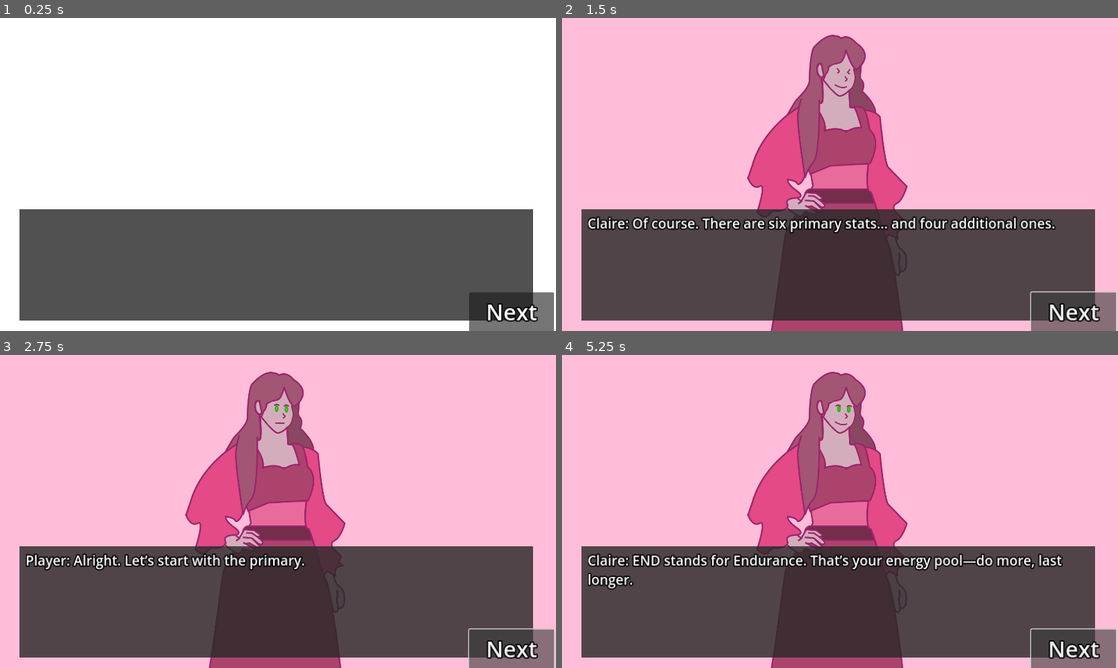
Above: before the commit, frames 1-4 (two rows, left to right).
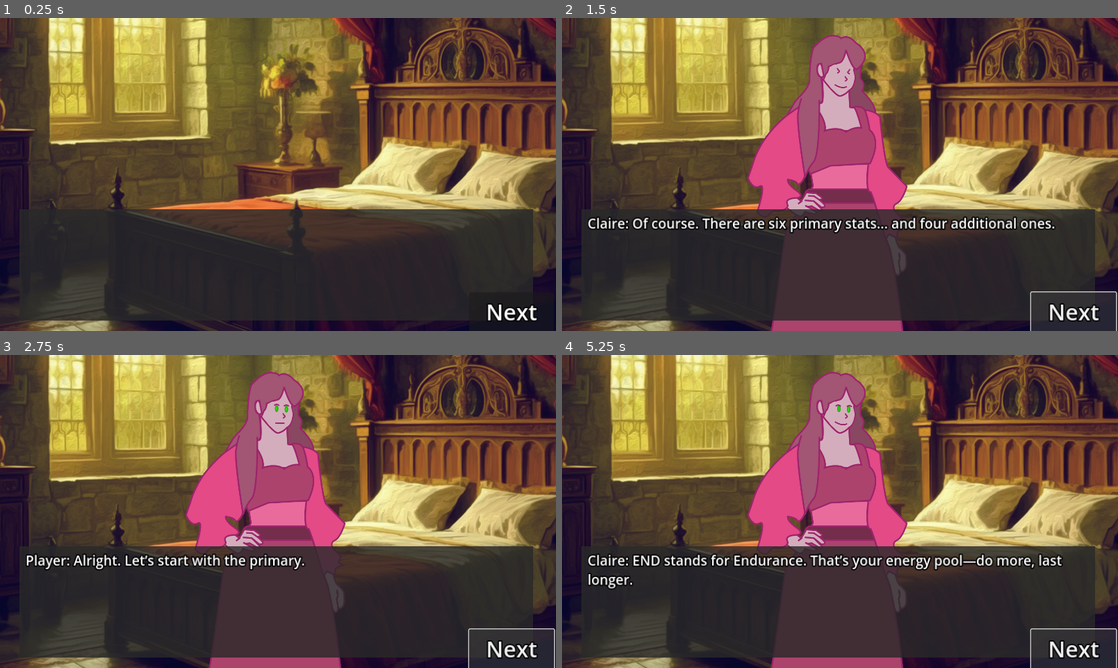
Above: after the commit, the same moments.

Repository: RhyLord/Life-at-Level
Game: Godot game, scene res://Scenes/NPC/claire_npc_scenes.tscn
Same seed, same stepped clock (60 frames per second), same inputs: the game is played once before the commit and once after it. This scene is started directly instead of the project's main scene.
Inputs:
- Up to frame 1 (0.25 s): no input
- Up to frame 2 (1.5 s): click "Next" at 0.5 s; click "Next" at 1.25 s
- Up to frame 3 (2.75 s): tap Enter at 2 s; hold W from 2.03 s (still down); hold Q from 2.03 s (still down)
- Up to frame 4 (5.25 s): tap Space at 2.75, 4.25 s; release W at 2.78 s; release Q at 2.78 s; tap E at 2.85, 4.35 s; tap Enter at 3.5, 5 s; hold Q 3.53-4.28 s; hold W 3.53-5.03 s; hold Q from 5.03 s (still down)

The runs differ from the first frame. In frame 1, 98% of the frame differs, in the area x 0-100%, y 0-100%; in frame 2, 77%; in frame 3, 78%; in frame 4, 77%.

Commit message:
new update
new data after along time

Diff:
--- a/Main_Project/Scenes/Locations/claires_room.tscn
+++ b/Main_Project/Scenes/Locations/claires_room.tscn
@@ -1,10 +1,11 @@
-[gd_scene load_steps=6 format=3 uid="uid://due7duij2y3lx"]
+[gd_scene load_steps=7 format=3 uid="uid://due7duij2y3lx"]
 
 [ext_resource type="Script" path="res://Scripts/Location_Scripts/claires_room.gd" id="1_6sjq0"]
 [ext_resource type="Texture2D" uid="uid://bbturb4ipb1gl" path="res://Assets/Player_bedroom/Inventory_Button_1.png" id="1_qplwg"]
 [ext_resource type="Texture2D" uid="uid://bw64m385urkbd" path="res://Assets/Player_bedroom/Inventory_Button_2.png" id="2_kappf"]
 [ext_resource type="Texture2D" uid="uid://bcs1cok0ly0u6" path="res://Assets/Player_bedroom/Inventory_Button_3.png" id="3_msekn"]
 [ext_resource type="Script" path="res://Scripts/Menus_Scripts/Skill_Button.gd" id="4_dojde"]
+[ext_resource type="Texture2D" uid="uid://ccdlhknginbyh" path="res://Assets/Map_Art/ClaireRoom/ClaireBedroomMorning.png" id="6_5tovm"]
 
 [node name="Claires_Room" type="Control"]
 layout_mode = 3
@@ -14,16 +15,6 @@
 grow_horizontal = 2
 grow_vertical = 2
 script = ExtResource("1_6sjq0")
-
-[node name="ColorRect" type="ColorRect" parent="."]
-z_index = -1
-layout_mode = 1
-anchors_preset = 15
-anchor_right = 1.0
-anchor_bottom = 1.0
-grow_horizontal = 2
-grow_vertical = 2
-color = Color(0.942639, 0.72295, 0.830904, 1)
 
 [node name="Grid1" type="GridContainer" parent="."]
 layout_mode = 0
@@ -192,6 +183,12 @@
 texture_pressed = ExtResource("2_kappf")
 texture_hover = ExtResource("3_msekn")
 script = ExtResource("4_dojde")
+
+[node name="Bg" type="Sprite2D" parent="."]
+z_index = -100
+position = Vector2(574, 324)
+scale = Vector2(0.904688, 0.936111)
+texture = ExtResource("6_5tovm")
 
 [connection signal="button_up" from="Grid1/Button" to="." method="_on_button_button_up"]
 [connection signal="button_up" from="Grid1/Button2" to="." method="_on_button_2_button_up"]
--- a/Main_Project/Scenes/Locations/house_scene.tscn
+++ b/Main_Project/Scenes/Locations/house_scene.tscn
@@ -1,6 +1,6 @@
 [gd_scene load_steps=7 format=3 uid="uid://orir26nx33fp"]
 
-[ext_resource type="Texture2D" uid="uid://bdni5s3wy5f3p" path="res://Assets/Map_Art/House_Bg_Morning.png" id="1_42780"]
+[ext_resource type="Texture2D" uid="uid://bdni5s3wy5f3p" path="res://Assets/Map_Art/House/House_Bg_Morning.png" id="1_42780"]
 [ext_resource type="Script" path="res://Scripts/Location_Scripts/house_scene.gd" id="1_hbhhk"]
 [ext_resource type="Texture2D" uid="uid://bbturb4ipb1gl" path="res://Assets/Player_bedroom/Inventory_Button_1.png" id="3_n6c27"]
 [ext_resource type="Texture2D" uid="uid://bw64m385urkbd" path="res://Assets/Player_bedroom/Inventory_Button_2.png" id="4_lhwto"]
--- a/Main_Project/Scenes/NPC/claire_npc_scenes.tscn
+++ b/Main_Project/Scenes/NPC/claire_npc_scenes.tscn
@@ -1,9 +1,10 @@
-[gd_scene load_steps=5 format=3 uid="uid://dl5tcbe72rape"]
+[gd_scene load_steps=6 format=3 uid="uid://dl5tcbe72rape"]
 
 [ext_resource type="Script" path="res://Scripts/NPC_scripts/claire_npc_scenes.gd" id="1_7crhf"]
 [ext_resource type="Texture2D" uid="uid://cos6kdqp052b0" path="res://Assets/NPC_Art/Claire_Art/Claire_Body_1.png" id="1_kpt8v"]
 [ext_resource type="Texture2D" uid="uid://cvdb7bxymj66h" path="res://Assets/NPC_Art/Claire_Art/Claire_Face_01_Eyes_Open_Happy.png" id="2_7eojh"]
 [ext_resource type="AudioStream" uid="uid://twxkt0gmdfno" path="res://Music/Claire_music.mp3" id="3_mf22p"]
+[ext_resource type="Texture2D" uid="uid://ccdlhknginbyh" path="res://Assets/Map_Art/ClaireRoom/ClaireBedroomMorning.png" id="5_qw40y"]
 
 [node name="Claire_NPC_Scenes" type="Control"]
 layout_mode = 3
@@ -22,15 +23,6 @@
 [node name="Face_Claire" type="Sprite2D" parent="Body_Claire"]
 position = Vector2(39.9999, -367.143)
 texture = ExtResource("2_7eojh")
-
-[node name="Bg" type="ColorRect" parent="."]
-z_index = -100
-layout_mode = 1
-anchors_preset = 15
-anchor_right = 1.0
-anchor_bottom = 1.0
-grow_horizontal = 2
-grow_vertical = 2
 
 [node name="DialogueHolder" type="ColorRect" parent="."]
 z_index = 10
@@ -70,4 +62,10 @@
 stream = ExtResource("3_mf22p")
 volume_db = 18.0
 
+[node name="Bg" type="Sprite2D" parent="."]
+z_index = -100
+position = Vector2(574, 324)
+scale = Vector2(0.904688, 0.936111)
+texture = ExtResource("5_qw40y")
+
 [connection signal="button_up" from="DialogueHolder/Next_Button" to="." method="_on_next_button_button_up"]
--- a/Main_Project/Scenes/Story/intro_scene.tscn
+++ b/Main_Project/Scenes/Story/intro_scene.tscn
@@ -1,11 +1,11 @@
 [gd_scene load_steps=8 format=3 uid="uid://bwjq3ofoxjyws"]
 
-[ext_resource type="Texture2D" uid="uid://v1ucol683rvo" path="res://Assets/NPC_Art/Eternos_Art/Eternos_Body_1.png" id="1_2s37l"]
 [ext_resource type="Script" path="res://Scripts/Story_Scripts/intro_scene.gd" id="1_av3xs"]
 [ext_resource type="Texture2D" uid="uid://cos6kdqp052b0" path="res://Assets/NPC_Art/Claire_Art/Claire_Body_1.png" id="2_oma76"]
-[ext_resource type="Texture2D" uid="uid://bgsuym6vrftxf" path="res://Assets/NPC_Art/Eternos_Art/Eternos_Face_00_Unimpressed.png" id="2_rt4u4"]
 [ext_resource type="Texture2D" uid="uid://cvdb7bxymj66h" path="res://Assets/NPC_Art/Claire_Art/Claire_Face_01_Eyes_Open_Happy.png" id="3_2r4vx"]
+[ext_resource type="Texture2D" uid="uid://svkmewnyfoi5" path="res://Assets/NPC_Art/Eternos_Art/Eternos_Face_01_Normal.png" id="4_6mhfl"]
 [ext_resource type="AudioStream" uid="uid://b07iui4lnttug" path="res://Music/Eternos.mp3" id="6_ok1ul"]
+[ext_resource type="Texture2D" uid="uid://274pietux8c4" path="res://Assets/Location_Art/Static/VoidBg01.png" id="7_m53bl"]
 [ext_resource type="AudioStream" uid="uid://twxkt0gmdfno" path="res://Music/Claire_music.mp3" id="7_wcavx"]
 
 [node name="Intro_Scene" type="Control"]
@@ -25,15 +25,6 @@
 [node name="Face_Claire" type="Sprite2D" parent="Body_Claire"]
 position = Vector2(39.9999, -367.143)
 texture = ExtResource("3_2r4vx")
-
-[node name="Bg" type="ColorRect" parent="."]
-z_index = -100
-layout_mode = 1
-anchors_preset = 15
-anchor_right = 1.0
-anchor_bottom = 1.0
-grow_horizontal = 2
-grow_vertical = 2
 
 [node name="DialogueHolder" type="ColorRect" parent="."]
 z_index = 10
@@ -72,11 +63,7 @@
 [node name="Body" type="Sprite2D" parent="."]
 position = Vector2(562, 286)
 scale = Vector2(0.5, 0.5)
-texture = ExtResource("1_2s37l")
-
-[node name="Face" type="Sprite2D" parent="Body"]
-position = Vector2(-68, -296)
-texture = ExtResource("2_rt4u4")
+texture = ExtResource("4_6mhfl")
 
 [node name="EternosMusic" type="AudioStreamPlayer2D" parent="."]
 stream = ExtResource("6_ok1ul")
@@ -86,4 +73,9 @@
 stream = ExtResource("7_wcavx")
 volume_db = 18.0
 
+[node name="Bg" type="Sprite2D" parent="."]
+z_index = -100
+position = Vector2(564, 347)
+texture = ExtResource("7_m53bl")
+
 [connection signal="button_up" from="DialogueHolder/Next_Button" to="." method="_on_next_button_button_up"]
--- a/Main_Project/Scripts/Location_Scripts/claires_room.gd
+++ b/Main_Project/Scripts/Location_Scripts/claires_room.gd
@@ -1,5 +1,6 @@
 extends Control
 
+@onready var Bg_Holder = $Bg
 @onready var Day_txt = $Day_Text
 @onready var House_Scene = "res://Scenes/Locations/house_scene.tscn"
 @onready var Claire_Scene = "res://Scenes/NPC/claire_npc_scenes.tscn"
@@ -10,11 +11,21 @@
 @onready var grid4 = $Grid4
 
 
+var bg_textures = [
+	preload("res://Assets/Map_Art/ClaireRoom/ClaireBedroomMorning.png"),
+	preload("res://Assets/Map_Art/ClaireRoom/ClaireBedroomNoon.png"),
+	preload("res://Assets/Map_Art/ClaireRoom/ClaireBedroomEvening.png"),
+	preload("res://Assets/Map_Art/ClaireRoom/ClaireBedroomNight.png"),
+	preload("res://Assets/Map_Art/ClaireRoom/ClaireBedroomMidnight.png")
+]
+
 func _ready():
 	Set_Core_Stats()
 
 func Set_Core_Stats():
 	Day_txt.bbcode_text = "[right]Day %d\nTime is %s[/right]" % [Global.Day, Global.time_states[Global.Time_of_day]]
+	Bg_Holder.texture = bg_textures[Global.Time_of_day]
+
 
 
 
--- a/Main_Project/Scripts/Location_Scripts/house_scene.gd
+++ b/Main_Project/Scripts/Location_Scripts/house_scene.gd
@@ -8,11 +8,11 @@
 @onready var Claire_Scene = "res://Scenes/Locations/claires_room.tscn"
 
 var bg_textures = [
-	preload("res://Assets/Map_Art/House_Bg_Morning.png"),
-	preload("res://Assets/Map_Art/House_Bg_Noon.png"),
-	preload("res://Assets/Map_Art/House_Bg_Evening.png"),
-	preload("res://Assets/Map_Art/House_Bg_Night.png"),
-	preload("res://Assets/Map_Art/House_Bg_Midnight.png")
+	preload("res://Assets/Map_Art/House/House_Bg_Morning.png"),
+	preload("res://Assets/Map_Art/House/House_Bg_Noon.png"),
+	preload("res://Assets/Map_Art/House/House_Bg_Evening.png"),
+	preload("res://Assets/Map_Art/House/House_Bg_Night.png"),
+	preload("res://Assets/Map_Art/House/House_Bg_Midnight.png")
 ]
 
 @onready var Bg_Holder = $BG
--- a/Main_Project/Scripts/NPC_scripts/claire_npc_scenes.gd
+++ b/Main_Project/Scripts/NPC_scripts/claire_npc_scenes.gd
@@ -1,6 +1,8 @@
 extends Control
 
 @onready var Game_Scene = "res://Scenes/Locations/claires_room.tscn"
+
+@onready var Bg = $Bg
 
 #Claire
 @export var very_happy = preload("res://Assets/NPC_Art/Claire_Art/Claire_Face_00_Eyes_Close_Happy.png")
@@ -23,10 +25,21 @@
 @onready var Dialogue_Box = $DialogueHolder
 @onready var Next_Button = $DialogueHolder/Next_Button
 @onready var Txt = $DialogueHolder/RichTextLabel
-@onready var Bg = $Bg
+
 
 var dialogue = 0
 var dialogue_text =""
+
+var bg_textures = [
+	preload("res://Assets/Map_Art/ClaireRoom/ClaireBedroomMorning.png"),
+	preload("res://Assets/Map_Art/ClaireRoom/ClaireBedroomNoon.png"),
+	preload("res://Assets/Map_Art/ClaireRoom/ClaireBedroomEvening.png"),
+	preload("res://Assets/Map_Art/ClaireRoom/ClaireBedroomNight.png"),
+	preload("res://Assets/Map_Art/ClaireRoom/ClaireBedroomMidnight.png")
+]
+
+func Set_Core_Stats():
+	Bg.texture = bg_textures[Global.Time_of_day]
 
 func _on_next_button_button_up():
 	dialogue += 1
@@ -38,6 +51,7 @@
 	Txt.text = dialogue_text
 
 func _ready():
+	Set_Core_Stats()
 	check_story()
 	story_progress()
 	update()
@@ -67,7 +81,6 @@
 	if dialogue == 1:
 		Claire.global_position.x = 550
 		Claire.global_position.y = 380
-		Bg.modulate = Color(1.0, 0.74, 0.85)
 		Claire_Music.play()
 		dialogue_text = "Player: Can you explain how stats work?"
 		Claire_Face.texture = Happy
@@ -161,7 +174,6 @@
 	elif dialogue == 50:
 		Claire.global_position.x = 550
 		Claire.global_position.y = 380
-		Bg.modulate = Color(1.0, 0.74, 0.85)
 		Claire_Music.play()
 		dialogue_text = "Player: Can you explain how combat works?"
 		Claire_Face.texture = Happy
@@ -206,7 +218,6 @@
 	elif dialogue == 100:
 		Claire.global_position.x = 550
 		Claire.global_position.y = 380
-		Bg.modulate = Color(1.0, 0.74, 0.85)
 		Claire_Music.play()
 		dialogue_text = "Player: Can you tell me about yourself?"
 		Claire_Face.texture = Happy
@@ -277,7 +288,6 @@
 	elif dialogue == 150:
 		Claire.global_position.x = 550
 		Claire.global_position.y = 380
-		Bg.modulate = Color(1.0, 0.74, 0.85)
 		Claire_Music.play()
 		dialogue_text = "Player: Hey Claire, do you have a minute? I kinda wanted to talk."
 		Claire_Face.texture = Happy
@@ -389,7 +399,6 @@
 	elif dialogue == 200:
 		Claire.global_position.x = 550
 		Claire.global_position.y = 380
-		Bg.modulate = Color(1.0, 0.74, 0.85)
 		Claire_Music.play()
 		dialogue_text = "Player: You know, I’ve been thinking… you’ve got a lot on your plate with working at the tavern, but if you ever need a break, I’d be happy to keep you company."
 		Claire_Face.texture = Happy
@@ -429,7 +438,6 @@
 	elif dialogue == 230:
 		Claire.global_position.x = 550
 		Claire.global_position.y = 380
-		Bg.modulate = Color(1.0, 0.74, 0.85)
 		Claire_Music.play()
 		dialogue_text = "Player: Hey, here’s a joke for you. You know when a slime asks another slime out on a date? It's called a... valenslime!"
 		Claire_Face.texture = Questioning
@@ -465,7 +473,6 @@
 	elif dialogue == 250:
 		Claire.global_position.x = 550
 		Claire.global_position.y = 380
-		Bg.modulate = Color(1.0, 0.74, 0.85)
 		Claire_Music.play()
 		dialogue_text = "Claire: Hey, I’ve got a task for you. Could you go and pick up a package from Lydia? She’s the alchemist who runs the potion shop downtown. Some people even call her a witch."
 		Claire_Face.texture = Questioning
@@ -499,7 +506,6 @@
 	elif dialogue == 300:
 		Claire.global_position.x = 550
 		Claire.global_position.y = 380
-		Bg.modulate = Color(1.0, 0.74, 0.85)
 		Claire_Music.play()
 		dialogue_text = "Claire: Have you got the package?"
 		Claire_Face.texture = Questioning
--- a/Main_Project/Scripts/Story_Scripts/intro_scene.gd
+++ b/Main_Project/Scripts/Story_Scripts/intro_scene.gd
@@ -14,7 +14,6 @@
 #Eternos
 @onready var Eternos_Music = $EternosMusic
 @onready var Body = $Body
-@onready var Face = $Body/Face
 
 #claire
 @onready var Claire_Music = $ClaireMusic
@@ -42,7 +41,9 @@
 @export var Angry = preload("res://Assets/NPC_Art/Claire_Art/Claire_Face_08_Eyes_Angry.png")
 @export var Worrying = preload("res://Assets/NPC_Art/Claire_Art/Claire_Face_09_Eyes_Open_Worrying.png")
 
-
+#Bg textures
+@export var Void_Bg = preload("res://Assets/Location_Art/Static/VoidBg01.png")
+@export var Claire_Room = preload("res://Assets/Map_Art/ClaireRoom/ClaireBedroomMorning.png")
 
 
 func _on_next_button_button_up():
@@ -53,7 +54,8 @@
 
 func update():
 	Txt.text = dialogue_text
-	Face.texture = face_value
+	Body.texture = face_value
+
 
 
 func _ready():
@@ -63,6 +65,7 @@
 
 func story_progress():
 	if dialogue == 1:
+		Bg.texture = Void_Bg
 		Eternos_Music.play()
 		Bg.modulate = Color(0.15, 0.18, 0.25)
 		dialogue_text = "Summoner: Wake up. I don’t have all day."
@@ -150,6 +153,7 @@
 		Claire.global_position.y = 380
 		Body.global_position.x = 2000
 		Body.global_position.y = 2500
+		Bg.texture = Claire_Room
 		Bg.modulate = Color(1.0, 0.74, 0.85)
 		Eternos_Music.stop()
 		Claire_Music.play()
Binary file added: Main_Project/Assets/Location_Art/Static/VoidBg01.png
Not shown, changed: Main_Project/Assets/Location_Art/Static/VoidBg01.png.import
Binary file added: Main_Project/Assets/Map_Art/ClaireRoom/ClaireBedroomEvening.png
Not shown, changed: Main_Project/Assets/Map_Art/ClaireRoom/ClaireBedroomEvening.png.import
Binary file added: Main_Project/Assets/Map_Art/ClaireRoom/ClaireBedroomMidnight.png
Not shown, added: Main_Project/Assets/Map_Art/ClaireRoom/ClaireBedroomMidnight.png.import
Binary file added: Main_Project/Assets/Map_Art/ClaireRoom/ClaireBedroomMorning.png
Not shown, added: Main_Project/Assets/Map_Art/ClaireRoom/ClaireBedroomMorning.png.import
Binary file added: Main_Project/Assets/Map_Art/ClaireRoom/ClaireBedroomNight.png
Not shown, changed: Main_Project/Assets/Map_Art/ClaireRoom/ClaireBedroomNight.png.import
Binary file added: Main_Project/Assets/Map_Art/ClaireRoom/ClaireBedroomNoon.png
Not shown, changed: Main_Project/Assets/Map_Art/ClaireRoom/ClaireBedroomNoon.png.import
(and 18 more such lines)
